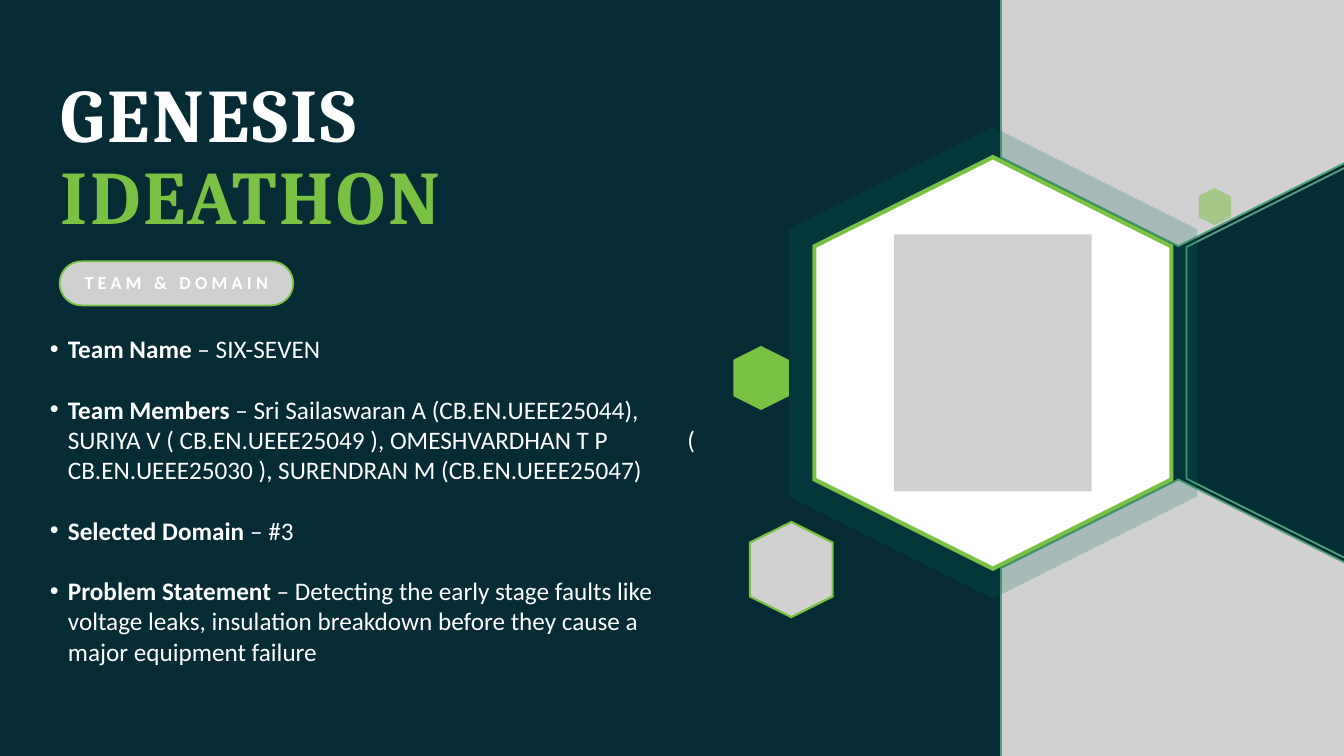
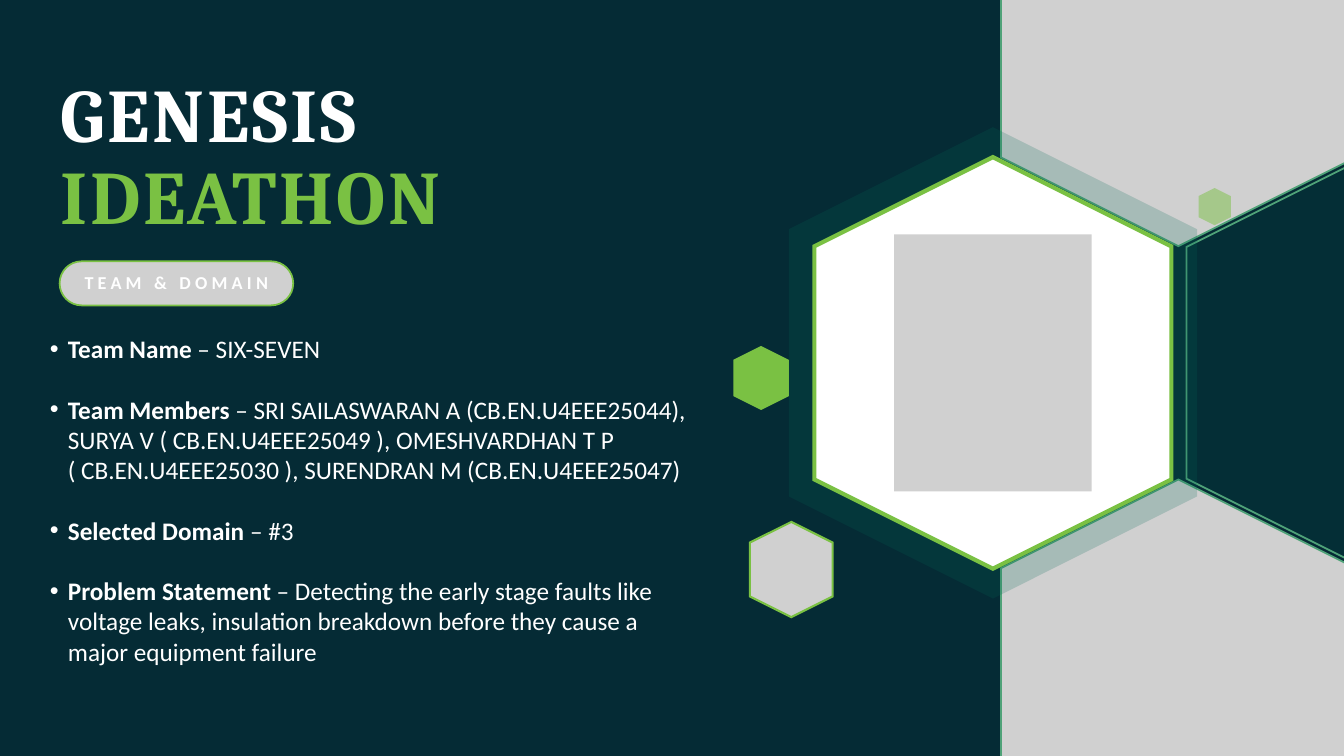
Before and after one commit to sailaswaran/GEN26-A0H-I095, a slide deck: slide 1 of docs/pre-ideathon/Task2_GEN26-A0H-I095.pptx. Drawn at 1344x756 pixels with LibreOffice and Linux fonts; fonts in the diff are those of the drawing; grey boxes stand for pictures. Boxes give left, top, right and bottom in pixels: in the first picture for what was removed or moved away, otherwise in the second. Text is boxed around its words. In the diff, an @@ line names an element or a change of style, - is before the commit and + after.

```diff
--- a/docs/pre-ideathon/Task2_GEN26-A0H-I095.pptx
+++ b/docs/pre-ideathon/Task2_GEN26-A0H-I095.pptx
@@ text at bbox=[68, 400, 685, 483]: text changed @@
-  • Team Members – Sri Sailaswaran A (CB.EN.UEEE25044), SURIYA V ( CB.EN.UEEE25049 ), OMESHVARDHAN T P ( CB.EN.UEEE25030 ), SURENDRAN M (CB.EN.UEEE25047)
+  • Team Members – SRI SAILASWARAN A (CB.EN.U4EEE25044), SURYA V ( CB.EN.U4EEE25049 ), OMESHVARDHAN T P ( CB.EN.U4EEE25030 ), SURENDRAN M (CB.EN.U4EEE25047)
```
Also in this commit, not shown: 1 other slide changed.
